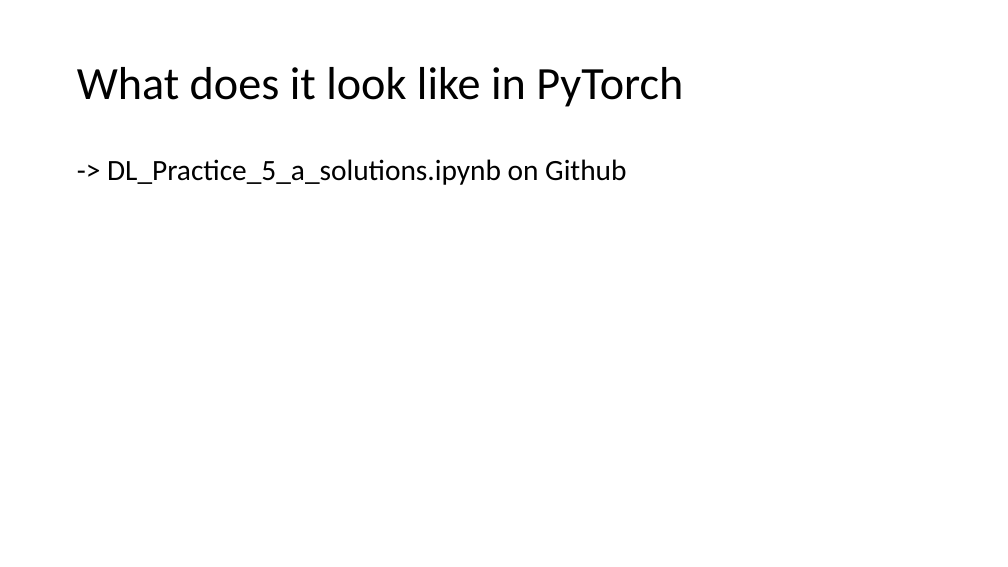
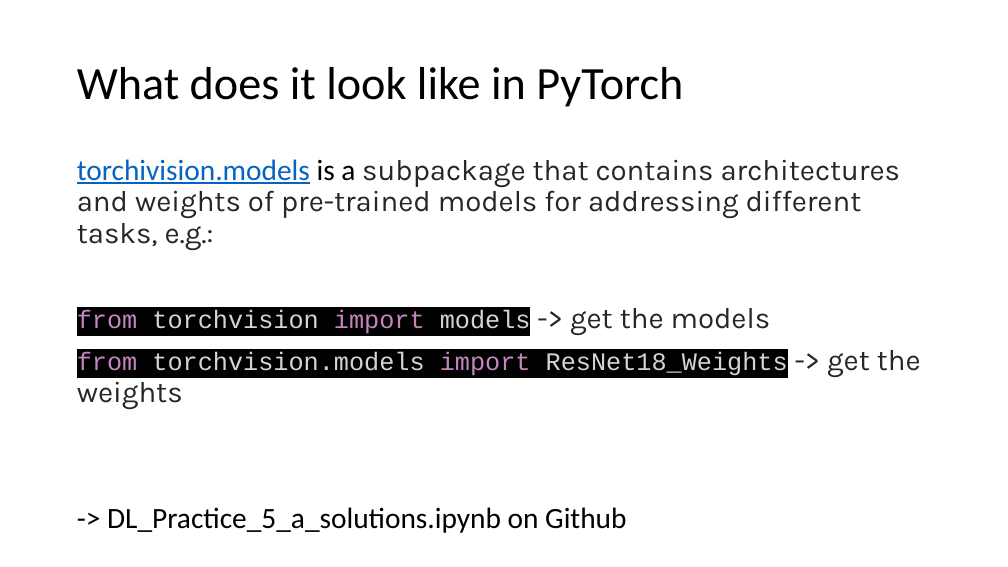
Before and after one commit to MICS-Lab/DeepLearningCourse, a slide deck: slide 5 of Slides_5.pptx (slide 4 before the commit). Drawn at 1008x567 pixels with LibreOffice and Linux fonts; fonts in the diff are those of the drawing. Boxes give left, top, right and bottom in pixels: in the first picture for what was removed or moved away, otherwise in the second. Text is boxed around its words. In the diff, an @@ line names an element or a change of style, - is before the commit and + after.

Commit message:
Updated Slides

```diff
--- a/Slides_5.pptx
+++ b/Slides_5.pptx
@@ text at box(77, 159, 921, 409): paragraphs added @@
+torchivision.models is a subpackage that contains architectures and weights of pre-trained models for addressing different tasks, e.g.:
+from torchvision import models -> get the models
+from torchvision.models import ResNet18_Weights -> get the weights
```
Also in this commit, not shown: 7 slides added.
